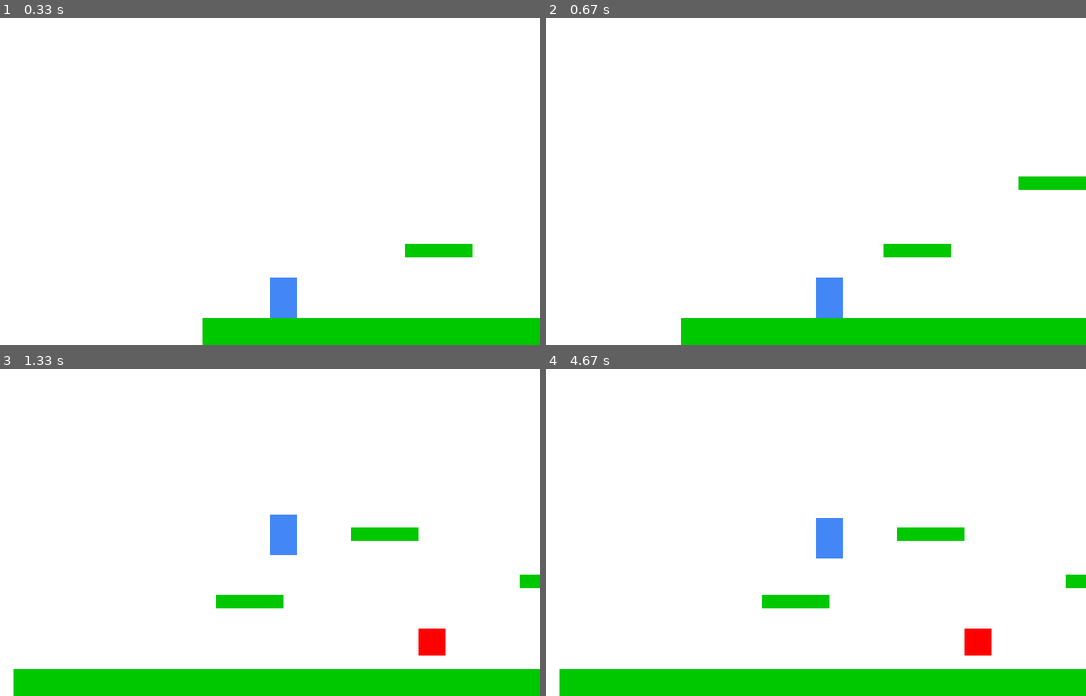
Above: before the commit, frames 1-4 (two rows, left to right).
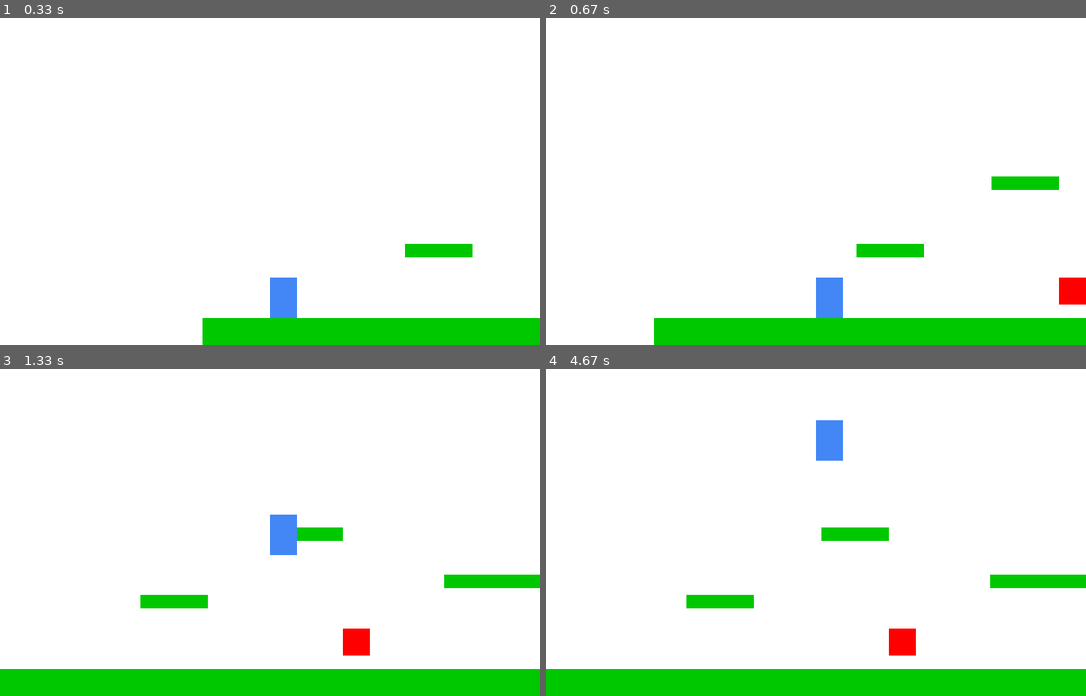
Above: after the commit, the same moments.

Repository: gasmikel1/bl-pygames
Game: pygame game, started from JumpManTest.py
The game is run twice, just before and just after one commit, with the same random seed, the same clock (stepped at 60 frames per second) and the same inputs.
Inputs:
- Up to frame 1 (0.33 s): no input
- Up to frame 2 (0.67 s): hold Right from 0.33 s (still down)
- Up to frame 3 (1.33 s): release Right at 0.8 s; hold Right 0.83-1.3 s; tap Space at 0.9, 1.2 s
- Up to frame 4 (4.67 s): hold Left 1.33-1.87 s; tap Space at 1.4, 1.7, 1.97, 2.27, 2.4, 2.7, 3.07, 3.37, 3.57, 3.87, 4.07, 4.37, 4.57 s; hold Left 1.9-2.3 s; hold Right 2.33-2.97 s; hold Left 3-3.47 s; hold Right 3.5-3.97 s; hold Right 4-4.47 s; hold Left from 4.5 s (still down)

Frame 1 is identical in both runs. In frame 2, 1.6% of the frame differs, in the area x 20-100%, y 48-100%; in frame 3, 3.5%; in frame 4, 4.7%, in the area x 0-97%, y 15-100%.

Commit message:
prodject_almostPlayAble

Diff:
--- a/JumpManTest.py
+++ b/JumpManTest.py
@@ -28,7 +28,7 @@
         self.height = 60
         self.rect = pygame.Rect(x, y, self.width, self.height)
         self.vel = [0, 0]
-        self.speed = 5
+        self.speed = 7
         self.jump_power = -20
         self.gravity = 1
         self.on_ground = False
--- a/project_0.01.py
+++ b/project_0.01.py
@@ -1,54 +1,65 @@
-#mikels work
+#mikel prodject
 import pygame
+import sys
 pygame.init()
-#
 WIDTH, HEIGHT = 800, 600
-#
-screen=pygame.display.set_mode((WIDTH,HEIGHT))
-#
-running=True
-#
-while running:
-    for event in pygame.event.get():
-        if event.type==pygame.QUIT:
-            running=False
-        pygame.display.set_caption("0.000000001")
-    screen.fill((255,255,255))
-    pygame.display.flip()
+screen = pygame.display.set_mode((WIDTH, HEIGHT))
+clock = pygame.time.Clock()
+pygame.display.set_caption("Mini Mario Style Game")
 
-#==============================================
+# ============================
+# Step 2: Define Colors
+# ============================
 WHITE = (255, 255, 255)
 BLUE = (66, 135, 245)
 GREEN = (0, 200, 0)
 RED = (255, 0, 0)
-#================================================
-clock=pygame.time.Clock()
-clock.tick(60)
 
-#image=pygame.load("")  #dont have anything here
-#screen.blit(image,(,))
+# ============================
+# Step 3: Classes
+# ============================
 
-#===================================================
-#pygame.draw.rect(screen(0,255,0),(50,50,100,100))
-#pygame.draw.circle(screen(255,0,0)(200,200),40)
-#====================================================
 class Player:
-    def __init__(self,x,y):
-        self.width =40
-        self.height=20
+    def __init__(self, x, y):
+        self.width = 40
+        self.height = 60
         self.rect = pygame.Rect(x, y, self.width, self.height)
-        self.vel=[0,0]
-        self.speed= 5
-        self.jump_power= -20
-        self.gravity=1
-        self.on_ground=False
+        self.vel = [0, 0]
         self.speed = 7
+        self.jump_power = -20
+        self.gravity = 1
+        self.on_ground = False
 
-#=========================================
+    def handle_input(self, keys):
+        if keys[pygame.K_a]:
+            self.vel[0] = -self.speed
+        elif keys[pygame.K_d]:
+            self.vel[0] = self.speed
+        else:
+            self.vel[0] = 0
 
-scroll_x = Player.rect.x - WIDTH // 2
-scroll_y = Player.rect.y - HEIGHT//2
-#=================================================
+        if keys[pygame.K_SPACE] and self.on_ground:
+            self.vel[1] = self.jump_power
+            self.on_ground = False
+        elif keys[pygame.K_e]:
+            self.attack=True
+
+    def apply_physics(self, platforms):
+        self.vel[1] += self.gravity
+        self.rect.x += self.vel[0]
+        self.rect.y += self.vel[1]
+
+        self.on_ground = False
+        for plat in platforms:
+            if self.rect.colliderect(plat):
+                if self.vel[1] > 0 and self.rect.bottom <= plat.top + self.vel[1]:
+                    self.rect.bottom = plat.top
+                    self.vel[1] = 0
+                    self.on_ground = True
+
+    def draw(self, surface, scroll_x):
+        pygame.draw.rect(surface, BLUE, (self.rect.x - scroll_x, self.rect.y, self.width, self.height))
+
 
 class Enemy:
     def __init__(self, x, y, width=40, height=40):
@@ -56,57 +67,75 @@
 
     def draw(self, surface, scroll_x):
         pygame.draw.rect(surface, RED, (self.rect.x - scroll_x, self.rect.y, self.rect.width, self.rect.height))
-        enemies = [Enemy(600, HEIGHT - 100), Enemy(1100, HEIGHT - 340)]
-#=====================================================
-    def handle_input(self,keys):
-            if keys[pygame.K_LEFT]:
-                self.vel[0] = -self. speed
-            elif keys[pygame.K_RIGHT]:
-             self.vel[0] = +self. speed
-            else:
-                self.vel[0] = 0
-            if keys[pygame.K_SPACE] and self.on_ground:
-                self.vel[1] = self. jump_power
-                self.on_ground = False
 
-#======================================================
-    def apply_physics(self, platforms):
-        self.vel[1] += self.gravity
-        self.rect.x += self.vel[0]
-        self.rect.y += self.vel[1]
-#======================================================
-    def draw(self, surface, scroll_x):
-        pygame.draw.rect(surface, BLUE, (self.rect.x - scroll_x, self.rect.y, self.width, self.height))
-#=====================================================
-    def draw(self, surface, scroll_y):
-        pygame.draw.rect(surface, BLUE, (self.rect.y - scroll_y, self.rect.y, self.width, self.height))
-#======================================================
-    platforms = [
+
+# ============================
+# Step 4: Platforms
+# ============================
+platforms = [
     pygame.Rect(0, HEIGHT - 40, 2000, 40),
     pygame.Rect(300, HEIGHT - 150, 100, 20),
     pygame.Rect(500, HEIGHT - 250, 100, 20),
     pygame.Rect(750, HEIGHT - 180, 150, 20),
     pygame.Rect(1000, HEIGHT - 300, 100, 20),
     ]
-#=======================================================
-    player = Player(100, HEIGHT - 150)
-#=======================================================
+
+# ============================
+# Step 5: Create Player and Enemies
+# ============================
+player = Player(100, HEIGHT - 150)
+enemies = [Enemy(600, HEIGHT - 100), Enemy(1100, HEIGHT - 340)]
+
+# ============================
+# Step 6: Game Loop
+# ============================
+running = True
+while running:
+    clock.tick(60)
+    screen.fill(WHITE)
+
+    # ============================
+    # Step 7: Event Handling
+    # ============================
+    for event in pygame.event.get():
+        if event.type == pygame.QUIT:
+            pygame.quit()
+            sys.exit()
+
+    # ============================
+    # Step 8: Input
+    # ============================
     keys = pygame.key.get_pressed()
     player.handle_input(keys)
 
-#=======================================================
+    # ============================
+    # Step 9: Physics
+    # ============================
     player.apply_physics(platforms)
+
+    # ============================
+    # Step 10: Enemy Collision
+    # ============================
     for enemy in enemies[:]:
-            if player.rect.colliderect(enemy.rect):
-                if player.vel[1] > 0 and player.rect.bottom <= enemy.rect.top + player.vel[1]:
-                    enemies.remove(enemy)
-                    player.vel[1] = player.jump_power // 2  # Bounce
-#==================================================
+        if player.rect.colliderect(enemy.rect):
+            if player.vel[1] > 0 and player.rect.bottom <= enemy.rect.top + player.vel[1]:
+                enemies.remove(enemy)
+                player.vel[1] = player.jump_power // 2  # Bounce
+
+    # ============================
+    # Step 11: Camera Scroll
+    # ============================
+    scroll_x = player.rect.x - WIDTH // 2
+
+    # ============================
+    # Step 12: Drawing
+    # ============================
+    for plat in platforms:
+        pygame.draw.rect(screen, GREEN, (plat.x - scroll_x, plat.y, plat.width, plat.height))
+
     for enemy in enemies:
-            enemy.draw(screen, scroll_x)
-#==================================================
+        enemy.draw(screen, scroll_x)
+
     player.draw(screen, scroll_x)
-    player.draw(screen,scroll_y)
-#=================================================
 
-pygame.quit()
+    pygame.display.flip()
